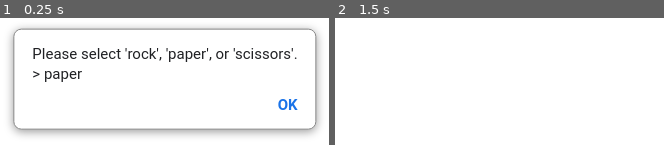
Above: before the commit, frames 1-2 (left to right).
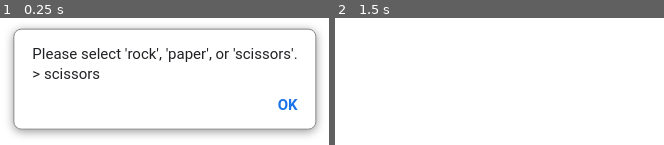
Above: after the commit, the same moments.

Repository: yossodin/odin-rock-paper-scissors
Game: browser game, page index.html
Same seed, same stepped clock (60 frames per second), same inputs: the game is played once before the commit and once after it. When the page shows a pop-up message, it is drawn as a white box for half a second while everything else waits; a line starting with > is the answer the replay typed.
Inputs:
- Up to frame 1 (0.25 s): no input
- Up to frame 2 (1.5 s): no input

The runs differ from the first frame. In frame 1, 0.8% of the frame differs, in the area x 13-31%, y 39-51%; in frame 2, nothing differs.

Commit message:
Wrap rounds in a game tracking function

Diff:
--- a/javascript.js
+++ b/javascript.js
@@ -1,11 +1,4 @@
-
-let playerScore = 0;
-let computerScore = 0;
-
-let playerChoice = getPlayerChoice();
-let computerChoice = getComputerChoice();
-
-playRound(playerChoice, computerChoice);
+playGame();
 
 function getComputerChoice() {
 
@@ -39,36 +32,63 @@
     }
 }
 
-function playRound(humanChoice, computerChoice) {
-    if (humanChoice == 'rock') {
+// take string inputs for rock, paper, scissors, expecting player choice first, and output whether the winner or tie
+function playRound(playerChoice, computerChoice) {
+    if (playerChoice == 'rock') {
         if (computerChoice == 'rock') {
             console.log(`Rocks clash with no gain.`);
+            return 'tie';
         } else if (computerChoice == 'paper') {
             console.log(`The opponent's paper covers your rock.`);
-            computerScore += 1;
+            return 'computer';
         } else {
             console.log(`Your rock crushes the opponent's scissors!`);
-            playerScore += 1;
+            return 'player';
         }
-    } else if (humanChoice == 'paper') {
+    } else if (playerChoice == 'paper') {
         if (computerChoice == 'rock') {
             console.log(`Your paper covers the opponent's rock!`);
-            playerScore += 1;
+            return 'player';
         } else if (computerChoice == 'paper') {
             console.log(`Papers clash with no gain.`);
+            return 'tie';
         } else {
             console.log(`The opponent's scissors slice your paper.`);
-            computerScore += 1;
+            return 'computer';
         }
     } else {
         if (computerChoice == 'rock') {
             console.log(`The opponent's rock smashes your scissors.`);
-            computerScore += 1;
+            return 'computer';
         } else if (computerChoice == 'paper') {
             console.log(`Your scissors slice the opponent's paper!`);
-            playerScore += 1;
+            return 'player';
         } else {
             console.log(`Scissors clash with no gain.`);
+            return 'tie';
         }
     }
 }
+
+function playGame(rounds = 5) {
+
+    let playerScore = 0;
+    let computerScore = 0;
+
+    for(i = 0; i < rounds; i += 1) {
+        let outcome = playRound(getPlayerChoice(), getComputerChoice());
+        if (outcome == 'player') {
+            playerScore += 1;
+        } else if (outcome == 'computer') {
+            computerScore += 1;
+        }
+    }
+
+    if(playerScore > computerScore) {
+        console.log(`You've won, ${playerScore} rounds to ${computerScore}!`);
+    } else if (computerScore > playerScore) {
+        console.log(`You've lost, ${computerScore} rounds to ${playerScore}.`);
+    } else {
+        console.log(`Tied game, each player won ${playerScore} rounds.`)
+    }
+}
